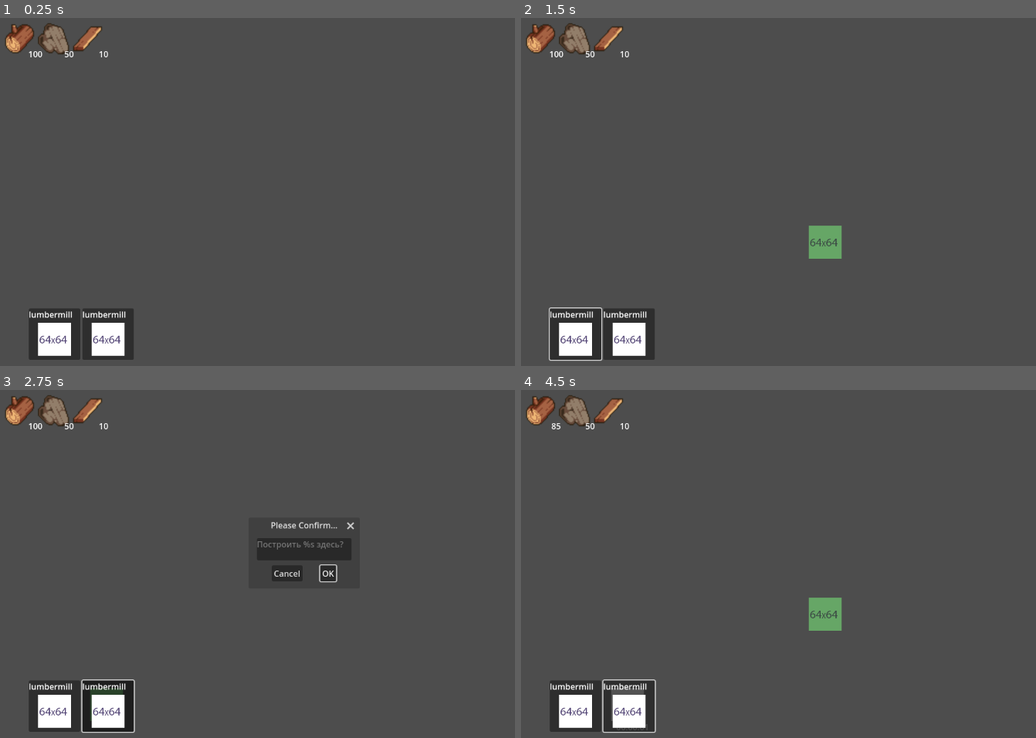
Above: before the commit, frames 1-4 (two rows, left to right).
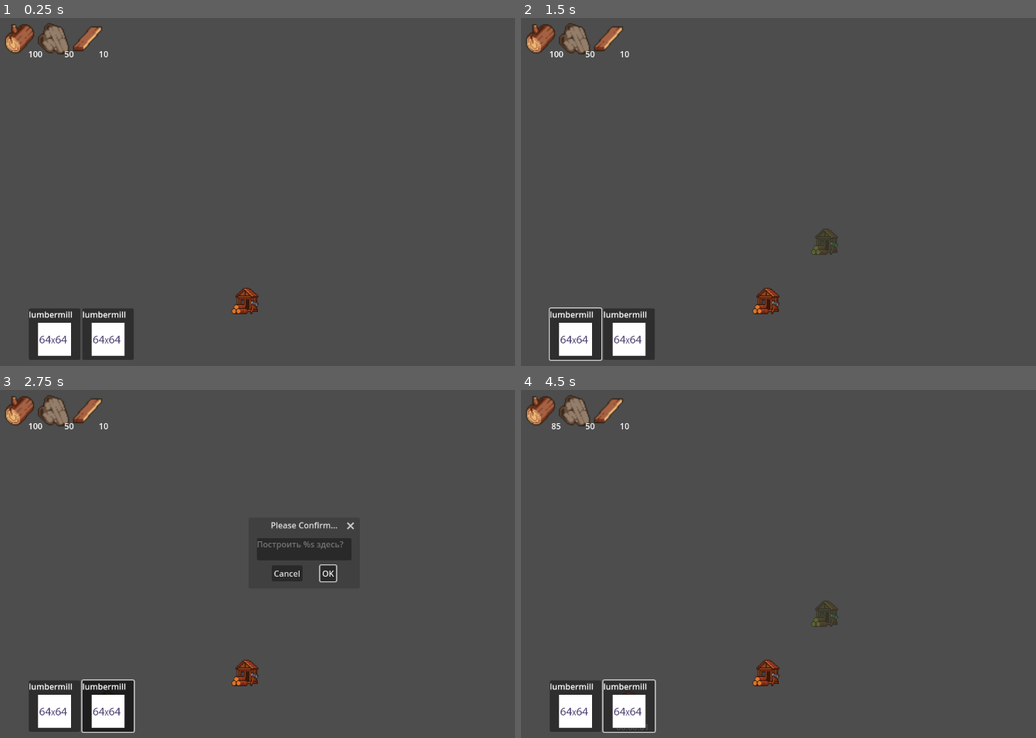
Above: after the commit, the same moments.

Repository: McRamon/Homework
Game: Godot game, scene res://Base/Scenes/Base.tscn
The game is run twice, just before and just after one commit, with the same random seed, the same clock (stepped at 60 frames per second) and the same inputs.
Inputs (mouse positions are in pixels of both pictures, inside the frame that each line leads up to):
- Up to frame 1 (0.25 s): no input
- Up to frame 2 (1.5 s): click "lumbermill" at 0.5 s; click "Ok" at 1.25 s
- Up to frame 3 (2.75 s): click "lumbermill" at 2 s
- Up to frame 4 (4.5 s): click "OK" at 2.75 s; tap Enter at 3.5 s; move the mouse to (629, 710) at 3.52 s; hold D (move_right) 3.53-4.25 s; tap Space (ability) at 3.6 s; click (629, 710) at 3.67 s; click "Ok" at 4.25 s

The runs differ from the first frame. In frame 1, 0.3% of the frame differs, in the area x 44-51%, y 77-86%; in frame 2, 0.9%; in frame 3, 0.4%; in frame 4, 1.0%, in the area x 17-63%, y 59-96%.

Commit message:
еще лучше

Diff:
--- a/Base/Scenes/Base.tscn
+++ b/Base/Scenes/Base.tscn
@@ -6,6 +6,7 @@
 [ext_resource type="PackedScene" uid="uid://dtp5y8l2kkn4g" path="res://Base/Scenes/BuildingMenu.tscn" id="3_74c0f"]
 [ext_resource type="PackedScene" uid="uid://c8hulfmr1egcw" path="res://Base/Scenes/building_info_dialog.tscn" id="5_4lwyu"]
 [ext_resource type="TileSet" uid="uid://ch3l56yewlrit" path="res://Base/Scenes/base_tile_set.tres" id="6_7q7ng"]
+[ext_resource type="Texture2D" uid="uid://bi1nj1d0l4q7i" path="res://Base/spritesTEST/woodcutter.png" id="7_ev6pw"]
 
 [node name="Base" type="Node2D"]
 
@@ -42,3 +43,7 @@
 
 [node name="TileMapLayer" type="TileMapLayer" parent="."]
 tile_set = ExtResource("6_7q7ng")
+
+[node name="Woodcutter" type="Sprite2D" parent="."]
+position = Vector2(486, 571)
+texture = ExtResource("7_ev6pw")
--- a/Base/Scenes/lumbermill.tscn
+++ b/Base/Scenes/lumbermill.tscn
@@ -1,10 +1,10 @@
 [gd_scene load_steps=8 format=3 uid="uid://ckpm7num6gdm6"]
 
-[ext_resource type="Texture2D" uid="uid://brbrqtlh0exxd" path="res://Base/spritesTEST/64x64.png" id="1_0j437"]
 [ext_resource type="Script" uid="uid://cvj64jpbj87nq" path="res://Base/code/buildings/Building.gd" id="1_nlt33"]
 [ext_resource type="Script" uid="uid://dmmx1c5tj5n14" path="res://Code/Items/Recipies/recipe.gd" id="2_tqa16"]
 [ext_resource type="Resource" uid="uid://tdc1pn66ah4d" path="res://Base/Res/buildings/wood_resipe.tres" id="3_xhbrt"]
 [ext_resource type="Resource" uid="uid://d4lae65d18xld" path="res://Base/Res/buildings/plank_resipe.tres" id="4_ieblm"]
+[ext_resource type="Texture2D" uid="uid://bi1nj1d0l4q7i" path="res://Base/spritesTEST/woodcutter.png" id="5_ieblm"]
 [ext_resource type="PackedScene" uid="uid://bfrwejf6hd228" path="res://Base/Scenes/crafting_menu.tscn" id="5_xhbrt"]
 
 [sub_resource type="RectangleShape2D" id="RectangleShape2D_tqa16"]
@@ -15,7 +15,7 @@
 recipes = Array[ExtResource("2_tqa16")]([ExtResource("3_xhbrt"), ExtResource("4_ieblm")])
 
 [node name="Sprite2D" type="Sprite2D" parent="."]
-texture = ExtResource("1_0j437")
+texture = ExtResource("5_ieblm")
 
 [node name="CraftingStation" type="Node2D" parent="."]
 
Not shown: 1 places in Base/Scenes/Base.tscn that only renumber resources
Binary file added: Base/spritesTEST/woodcutter.png
Not shown, added: Base/spritesTEST/woodcutter.png.import
